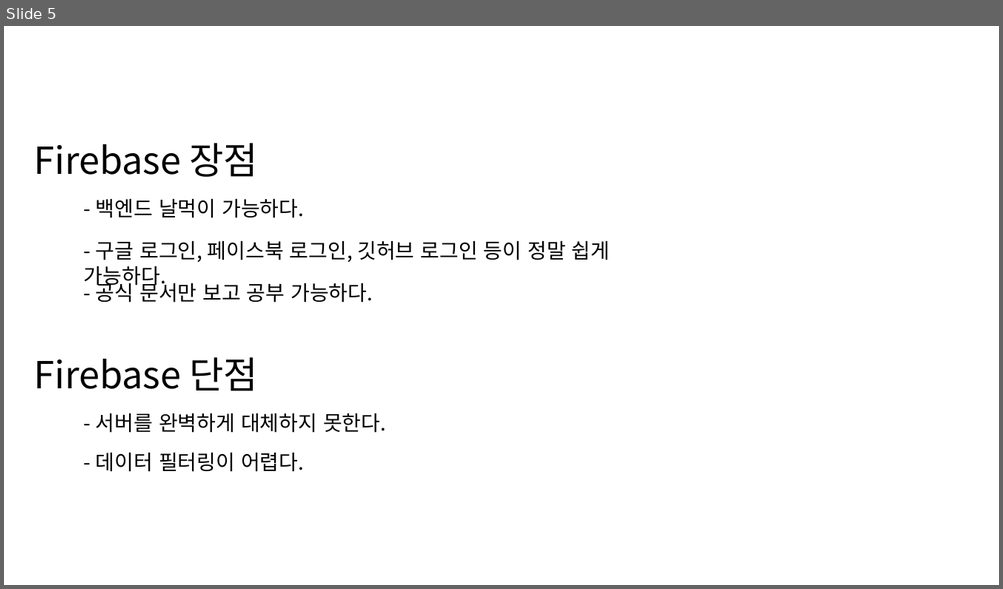
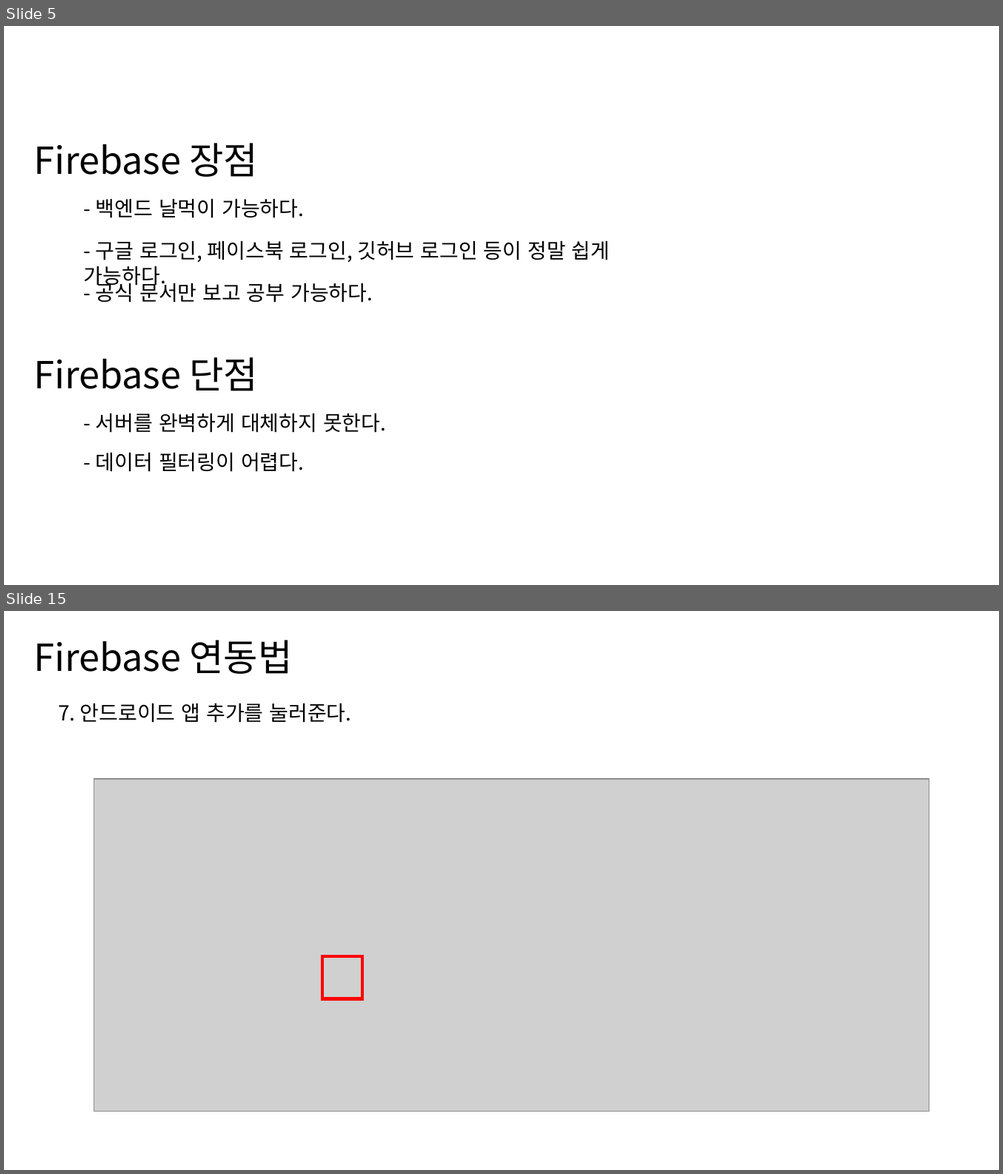
Before and after one commit to ckstmznf/2022-EDCAN-Class, a slide deck: PPT/2. Firebase/Firebase.pptx. Shown one above the other, each under a label of ours: slide 5 before the commit, slides 5 and 15 after it; the slides between them are not shown. The pictures are 1003x589 and 1003x1174 pixels, drawn with LibreOffice and Linux fonts; fonts in the diff are those of the drawing; grey boxes stand for pictures. Boxes give left, top, right and bottom in pixels: in the first picture for what was removed or moved away, otherwise in the second. Text is boxed around its words. In the diff, an @@ line names an element or a change of style, - is before the commit and + after.

```diff
--- a/PPT/2. Firebase/Firebase.pptx
+++ b/PPT/2. Firebase/Firebase.pptx
@@ slide 15 added at [4,611,999,1170], background #FFFFFF @@
@@ text added at [34,640,293,674], 36 pt, text #000000 @@
+Firebase 연동법
@@ text added at [58,703,352,723], 20 pt, text #000000 @@
+7. 안드로이드 앱 추가를 눌러준다.
@@ picture added at [94,779,929,1112] @@
@@ rectangle added at [323,957,363,999], outline #FF0000 3 pt @@
```
Also in this commit, not shown: 5 slides changed, 11 other slides added, 8 slides removed, 52 other files.
